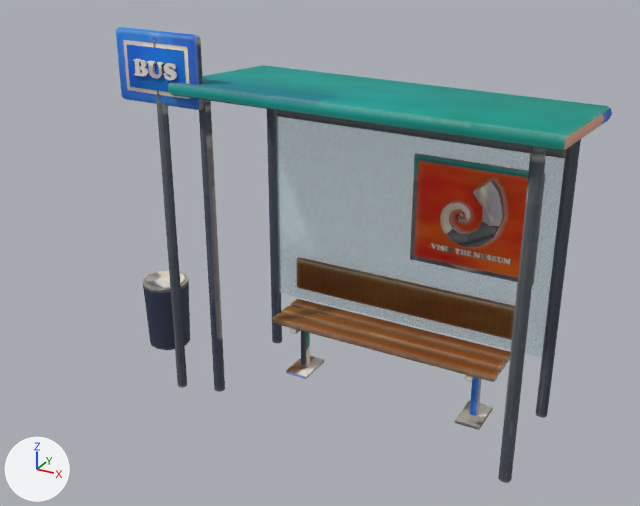
The glTF model game/assets/models/bus_stop.glb as it was, and as the next commit left it.
The view is the same before and after, from a 50 mm camera at (3.7, -5.03, 3.92) aimed at (0.7, 0.42, 1.19). The axes (+X, +Y, +Z) are drawn at lower left. The lights are the same throughout. The older version comes first. Objects named as collision shapes, trigger or cutter boxes, shadow casters or lower levels of detail are left out. Where no turn or scale is listed for an object, it has been applied to the vertices. Vertices at exactly the same position are counted once.

Names of what the first picture shows: 'SM_BusStop'.
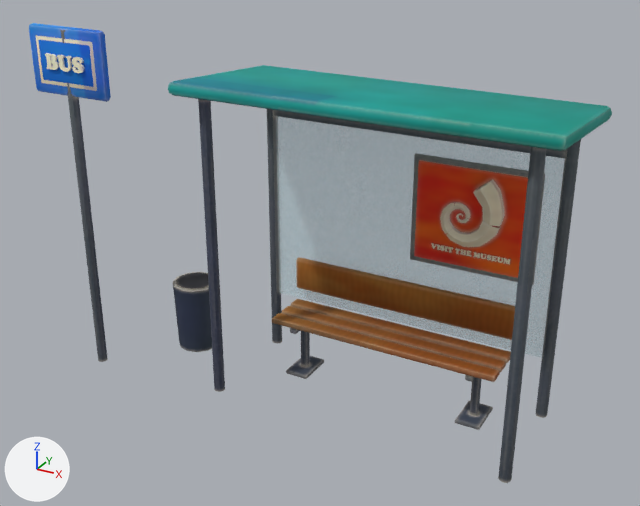
Where the change shows, as pixel boxes [x1, y1, x2, y2] in the pictures (640 x 506 px; the box of a moved part takes in the faces that stretch with it):
```json
{"object": "SM_BusStop", "change": "reshaped, surface changed", "before": [116, 27, 612, 483], "after": [29, 23, 612, 483], "on screen": "18% wider"}
{"part": 1, "of": "me_sm_busstop", "change": "moved or reshaped", "before": [153, 40, 187, 388], "after": [60, 30, 108, 362]}
{"part": 2, "of": "me_sm_busstop", "change": "moved or reshaped", "before": [116, 27, 204, 110], "after": [29, 23, 111, 102]}
{"part": 3, "of": "me_sm_busstop", "change": "moved or reshaped", "before": [123, 40, 190, 99], "after": [35, 35, 97, 91]}
{"part": 4, "of": "me_sm_busstop", "change": "moved or reshaped", "before": [126, 44, 186, 92], "after": [38, 40, 93, 87]}
{"part": 5, "of": "me_sm_busstop", "change": "moved or reshaped", "before": [164, 63, 177, 80], "after": [72, 57, 84, 73]}
{"part": 6, "of": "me_sm_busstop", "change": "moved or reshaped", "before": [147, 61, 164, 79], "after": [57, 55, 72, 72]}
{"part": 7, "of": "me_sm_busstop", "change": "moved or reshaped", "before": [133, 59, 149, 77], "after": [45, 53, 59, 70]}
{"part": 8, "of": "me_sm_busstop", "change": "moved or reshaped", "before": [142, 270, 190, 350], "after": [173, 272, 212, 352]}
{"part": 9, "of": "me_sm_busstop", "change": "moved or reshaped", "before": [146, 271, 185, 288], "after": [176, 272, 209, 290]}
{"part": 10, "of": "me_sm_busstop", "change": "surface changed", "before": [123, 37, 612, 483], "after": [35, 32, 612, 483]}
```

Edits to the scene script, one JSON object a line:
```json
{"block": "me_sm_busstop", "where": "# used by ob_sm_busstop; location = (0.0, 0.0, 0.0)"}
{"op": "remove", "block": "me_sm_busstop", "code": "me_sm_busstop.from_pydata(...)  # 6636 vertices, 13064 faces; spans x -1.05..2.6, y -0.17..1.07, z 0.0..2.86"}
{"op": "add", "block": "me_sm_busstop", "code": "me_sm_busstop.from_pydata(...)  # 6636 vertices, 13064 faces; spans x -1.51..2.6, y -0.17..1.07, z 0.0..2.82"}
{"block": "me_sm_busstop", "change": "me_sm_busstop part 1: the loose piece of 20 vertices spanning x -0.34..-0.26, y -0.14..-0.06, z 0.0..2.8 is moved by (-0.85, 0.0, 0.0)"}
{"block": "me_sm_busstop", "change": "me_sm_busstop part 2: the loose piece of 56 vertices spanning x -0.66..0.06, y -0.14..-0.06, z 2.34..2.86 is moved by (-0.85, 0.0, -0.04)"}
{"block": "me_sm_busstop", "change": "me_sm_busstop part 3: the loose piece of 56 vertices spanning x -0.61..0.01, y -0.14..-0.06, z 2.39..2.81 is moved by (-0.85, 0.0, -0.04)"}
{"block": "me_sm_busstop", "change": "me_sm_busstop part 4: the loose piece of 56 vertices spanning x -0.58..-0.02, y -0.14..-0.06, z 2.42..2.78 is moved by (-0.85, 0.0, -0.04)"}
{"block": "me_sm_busstop", "change": "me_sm_busstop part 5: the loose piece of 228 vertices spanning x -0.22..-0.12, y -0.16..-0.14, z 2.54..2.66 is moved by (-0.85, 0.0, -0.04)"}
{"block": "me_sm_busstop", "change": "me_sm_busstop part 6: the loose piece of 238 vertices spanning x -0.36..-0.23, y -0.16..-0.14, z 2.54..2.66 is moved by (-0.85, 0.0, -0.04)"}
{"block": "me_sm_busstop", "change": "me_sm_busstop part 7: the loose piece of 276 vertices spanning x -0.48..-0.37, y -0.16..-0.14, z 2.54..2.66 is moved by (-0.85, 0.0, -0.04)"}
{"block": "me_sm_busstop", "change": "me_sm_busstop part 8: the loose piece of 26 vertices spanning x -1.05..-0.65, y 0.25..0.65, z 0.0..0.6 is moved by (0.25, 0.1, 0.0)"}
{"block": "me_sm_busstop", "change": "me_sm_busstop part 9: the loose piece of 24 vertices spanning x -1.02..-0.68, y 0.28..0.62, z 0.59..0.61 is moved by (0.25, 0.1, 0.0)"}
{"block": "me_sm_busstop", "change": "me_sm_busstop part 10: texture (UV) coordinates of 12424 of 13064 faces, centred in x -1.01..2.6, y -0.16..1.05, z 0.0..2.84, changed; they spanned u 0.01..0.99, v 0.01..0.99 and now span u 0.01..0.99, v 0.01..0.99"}
{"block": "me_sm_busstop", "change": "other edits to the shape of me_sm_busstop do not show in these pictures"}
```
